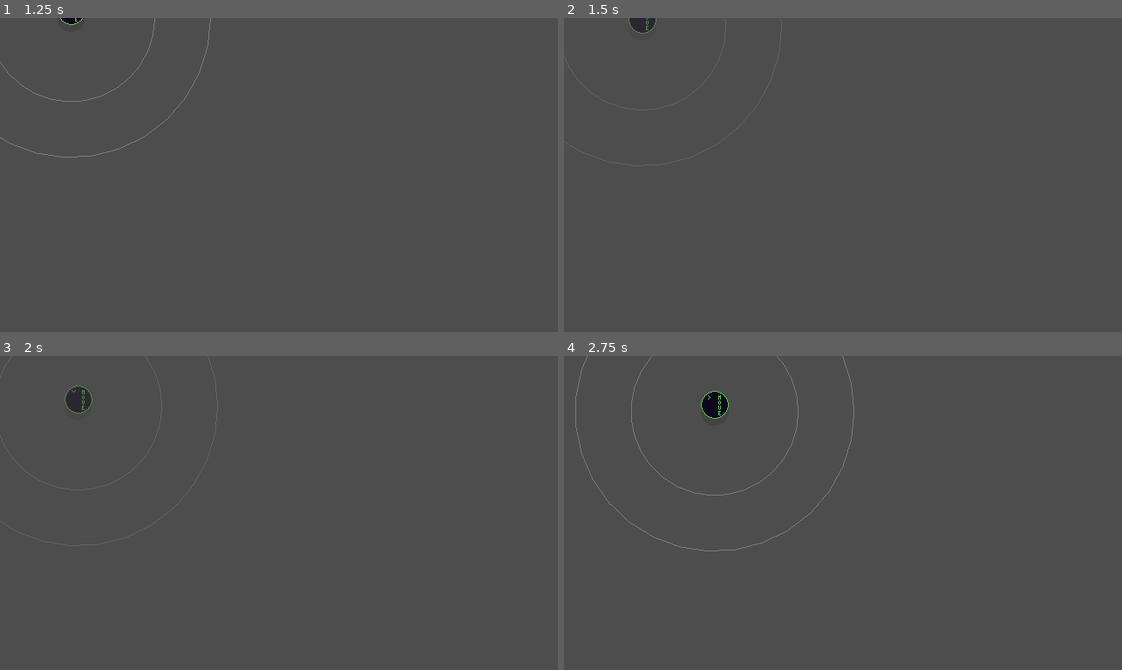
Above: before the commit, frames 1-4 (two rows, left to right).
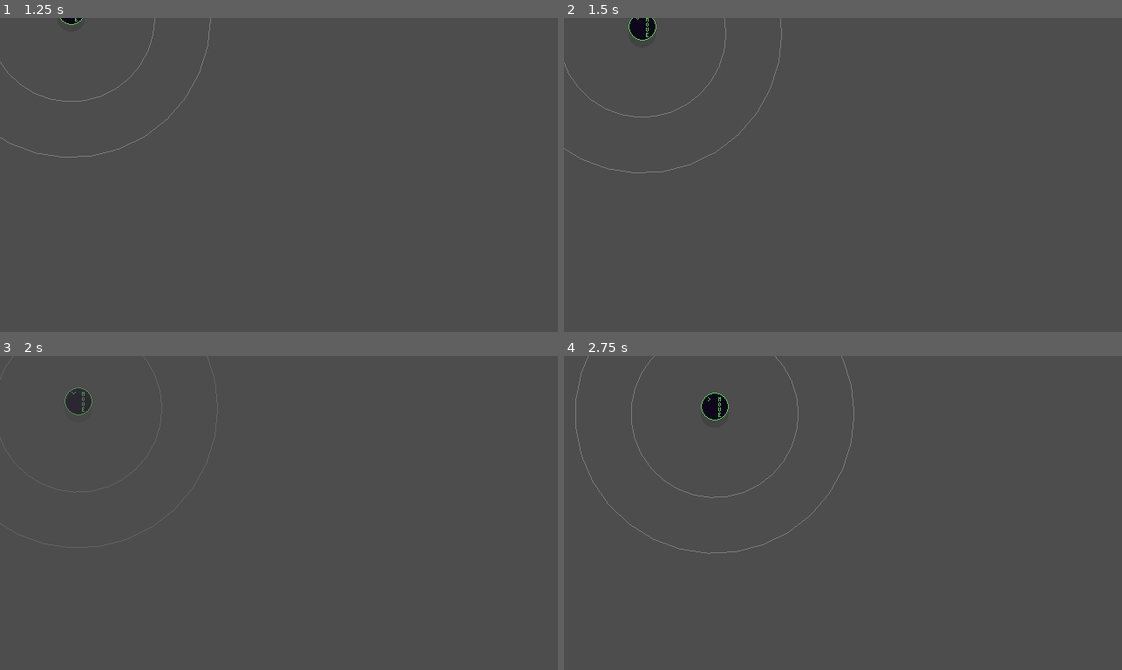
Above: after the commit, the same moments.

Repository: zibetnu/haunting-hijinx
Game: Godot game, scene res://src/player/ghost.tscn
Two runs of this game, one before a commit and one after it. Both use one fixed random seed, a clock stepped at 60 frames per second and the inputs below. This scene is started directly instead of the project's main scene.
Inputs (mouse positions are in pixels of both pictures, inside the frame that each line leads up to):
- Up to frame 1 (1.25 s): tap Enter at 0.5 s; move the mouse to (401, 159) at 0.52 s; press the mouse at (401, 159) at 0.53 s; hold D (move_right) from 0.53 s (still down); right-click (401, 159) at 0.8 s
- Up to frame 2 (1.5 s): move the mouse to (731, 190) at 1.27 s; release D (move_right) at 1.28 s; release the mouse at (731, 190) at 1.28 s; hold S (move_down) from 1.28 s (still down); right-click (731, 190) at 1.35 s
- Up to frame 3 (2 s): keep holding S (move_down); click (167, 528) at 1.55 s
- Up to frame 4 (2.75 s): move the mouse to (898, 443) at 2.02 s; release S (move_down) at 2.03 s; press the mouse at (898, 443) at 2.03 s; hold D (move_right) from 2.03 s (still down); right-click (898, 443) at 2.3 s

Frame 1 is identical in both runs. In frame 2, 0.6% of the frame differs, in the area x 0-40%, y 0-50%; in frame 3, 0.1%; in frame 4, 0.8%, in the area x 2-53%, y 0-64%.

Commit message:
Add AntiButtonSpam controller

Diff:
--- /dev/null
+++ b/src/controller/anti_button_spam/anti_button_spam.gd
@@ -0,0 +1,41 @@
+extends Controller
+
+
+@export var controller: Controller
+@export var button_release_time := 0.1
+
+
+func _ready() -> void:
+	controller.input_handled.connect(_on_controller_input_handled)
+
+
+func _on_controller_input_handled() -> void:
+	move_vector = controller.move_vector
+	look_vector = controller.look_vector
+	_handle_button("button_1_pressed", $Button1ReleaseTimer)
+	_handle_button("button_2_pressed", $Button2ReleaseTimer)
+
+
+func _handle_button(button_name: String, timer: Timer) -> void:
+	var button_states := [controller.get(button_name), get(button_name)]
+	match button_states:
+		[true, false]:
+			set(button_name, true)
+
+		[false, true]:
+			if timer.is_stopped():
+				timer.start(button_release_time)
+
+
+func _on_button_1_release_timer_timeout() -> void:
+	if controller.button_1_pressed:
+		return
+
+	button_1_pressed = false
+
+
+func _on_button_2_release_timer_timeout() -> void:
+	if controller.button_2_pressed:
+		return
+
+	button_2_pressed = false
--- /dev/null
+++ b/src/controller/anti_button_spam/anti_button_spam.tscn
@@ -0,0 +1,15 @@
+[gd_scene load_steps=2 format=3 uid="uid://w68cagofxelw"]
+
+[ext_resource type="Script" path="res://src/controller/anti_button_spam/anti_button_spam.gd" id="1_44g47"]
+
+[node name="AntiButtonSpam" type="Node2D"]
+script = ExtResource("1_44g47")
+
+[node name="Button1ReleaseTimer" type="Timer" parent="."]
+one_shot = true
+
+[node name="Button2ReleaseTimer" type="Timer" parent="."]
+one_shot = true
+
+[connection signal="timeout" from="Button1ReleaseTimer" to="." method="_on_button_1_release_timer_timeout"]
+[connection signal="timeout" from="Button2ReleaseTimer" to="." method="_on_button_2_release_timer_timeout"]
--- a/src/player/ghost.tscn
+++ b/src/player/ghost.tscn
@@ -21,6 +21,7 @@
 [ext_resource type="PackedScene" uid="uid://dfe7skxjkwons" path="res://src/controller/joypad/joypad.tscn" id="10_dq2x2"]
 [ext_resource type="PackedScene" uid="uid://cbv2ondm7xhnv" path="res://src/controller/synced/synced.tscn" id="12_iuly0"]
 [ext_resource type="PackedScene" uid="uid://2hyqex1r6vhj" path="res://src/player/damage_handler/standard/stunnable/stunnable.tscn" id="13_742x4"]
+[ext_resource type="PackedScene" uid="uid://w68cagofxelw" path="res://src/controller/anti_button_spam/anti_button_spam.tscn" id="15_r4ns7"]
 [ext_resource type="PackedScene" uid="uid://bee5jtcost270" path="res://src/controller/composite/composite.tscn" id="15_vo03g"]
 [ext_resource type="PackedScene" uid="uid://3hkpcs75ade2" path="res://src/controller/keyboard_and_mouse/keyboard_and_mouse.tscn" id="16_k7qd8"]
 [ext_resource type="PackedScene" uid="uid://cdk2uf7ebeu5u" path="res://src/player/state_machine/state/timed_state/panic/panic.tscn" id="17_8tcsn"]
@@ -164,15 +165,18 @@
 [node name="Controllers" type="Node2D" parent="." index="5"]
 
 [node name="Synced" parent="Controllers" index="0" node_paths=PackedStringArray("local_controller") instance=ExtResource("12_iuly0")]
-local_controller = NodePath("Composite")
-
-[node name="Composite" parent="Controllers/Synced" index="1" node_paths=PackedStringArray("controller_1", "controller_2") instance=ExtResource("15_vo03g")]
+local_controller = NodePath("AntiButtonSpam")
+
+[node name="AntiButtonSpam" parent="Controllers/Synced" index="1" node_paths=PackedStringArray("controller") instance=ExtResource("15_r4ns7")]
+controller = NodePath("Composite")
+
+[node name="Composite" parent="Controllers/Synced/AntiButtonSpam" index="2" node_paths=PackedStringArray("controller_1", "controller_2") instance=ExtResource("15_vo03g")]
 controller_1 = NodePath("JoypadController")
 controller_2 = NodePath("KeyboardAndMouse")
 
-[node name="JoypadController" parent="Controllers/Synced/Composite" index="0" instance=ExtResource("10_dq2x2")]
-
-[node name="KeyboardAndMouse" parent="Controllers/Synced/Composite" index="1" instance=ExtResource("16_k7qd8")]
+[node name="JoypadController" parent="Controllers/Synced/AntiButtonSpam/Composite" index="0" instance=ExtResource("10_dq2x2")]
+
+[node name="KeyboardAndMouse" parent="Controllers/Synced/AntiButtonSpam/Composite" index="1" instance=ExtResource("16_k7qd8")]
 
 [node name="DamageHandlers" type="Node" parent="." index="6"]
 
--- a/src/player/hunter.tscn
+++ b/src/player/hunter.tscn
@@ -11,6 +11,7 @@
 [ext_resource type="PackedScene" uid="uid://c83xurnfijlnw" path="res://src/player/ability/invulnerable/invulnerable.tscn" id="6_fd4p3"]
 [ext_resource type="PackedScene" uid="uid://skggbcfxrt3w" path="res://src/player/ability/revivable/revivable.tscn" id="6_x7j0x"]
 [ext_resource type="PackedScene" uid="uid://3hkpcs75ade2" path="res://src/controller/keyboard_and_mouse/keyboard_and_mouse.tscn" id="7_178cm"]
+[ext_resource type="PackedScene" uid="uid://w68cagofxelw" path="res://src/controller/anti_button_spam/anti_button_spam.tscn" id="8_680v8"]
 [ext_resource type="PackedScene" uid="uid://2btutei2ijcx" path="res://src/player/ability/aura_sense/aura_sense.tscn" id="10_y8xbh"]
 [ext_resource type="PackedScene" uid="uid://by4phnj1wlefr" path="res://src/player/state_machine/exit_trigger/exit_trigger.tscn" id="12_0llgs"]
 [ext_resource type="PackedScene" uid="uid://myko8836tn6o" path="res://src/rotation_to_vector/rotation_to_vector.tscn" id="12_tg1e4"]
@@ -72,15 +73,18 @@
 [node name="Controllers" type="Node2D" parent="." index="5"]
 
 [node name="Synced" parent="Controllers" index="0" node_paths=PackedStringArray("local_controller") instance=ExtResource("4_cfq33")]
-local_controller = NodePath("Composite")
+local_controller = NodePath("AntiButtonSpam")
 
-[node name="Composite" parent="Controllers/Synced" index="1" node_paths=PackedStringArray("controller_1", "controller_2") instance=ExtResource("6_b6ftt")]
+[node name="AntiButtonSpam" parent="Controllers/Synced" index="0" node_paths=PackedStringArray("controller") instance=ExtResource("8_680v8")]
+controller = NodePath("Composite")
+
+[node name="Composite" parent="Controllers/Synced/AntiButtonSpam" index="2" node_paths=PackedStringArray("controller_1", "controller_2") instance=ExtResource("6_b6ftt")]
 controller_1 = NodePath("JoypadController")
 controller_2 = NodePath("KeyboardAndMouse")
 
-[node name="JoypadController" parent="Controllers/Synced/Composite" index="0" instance=ExtResource("2_ha5kb")]
+[node name="JoypadController" parent="Controllers/Synced/AntiButtonSpam/Composite" index="0" instance=ExtResource("2_ha5kb")]
 
-[node name="KeyboardAndMouse" parent="Controllers/Synced/Composite" index="1" instance=ExtResource("7_178cm")]
+[node name="KeyboardAndMouse" parent="Controllers/Synced/AntiButtonSpam/Composite" index="1" instance=ExtResource("7_178cm")]
 
 [node name="DamageHandlers" type="Node" parent="." index="6"]
 
Not shown: 1 places in src/player/ghost.tscn that only renumber resources
Not shown: 1 places in src/player/hunter.tscn that only renumber resources
